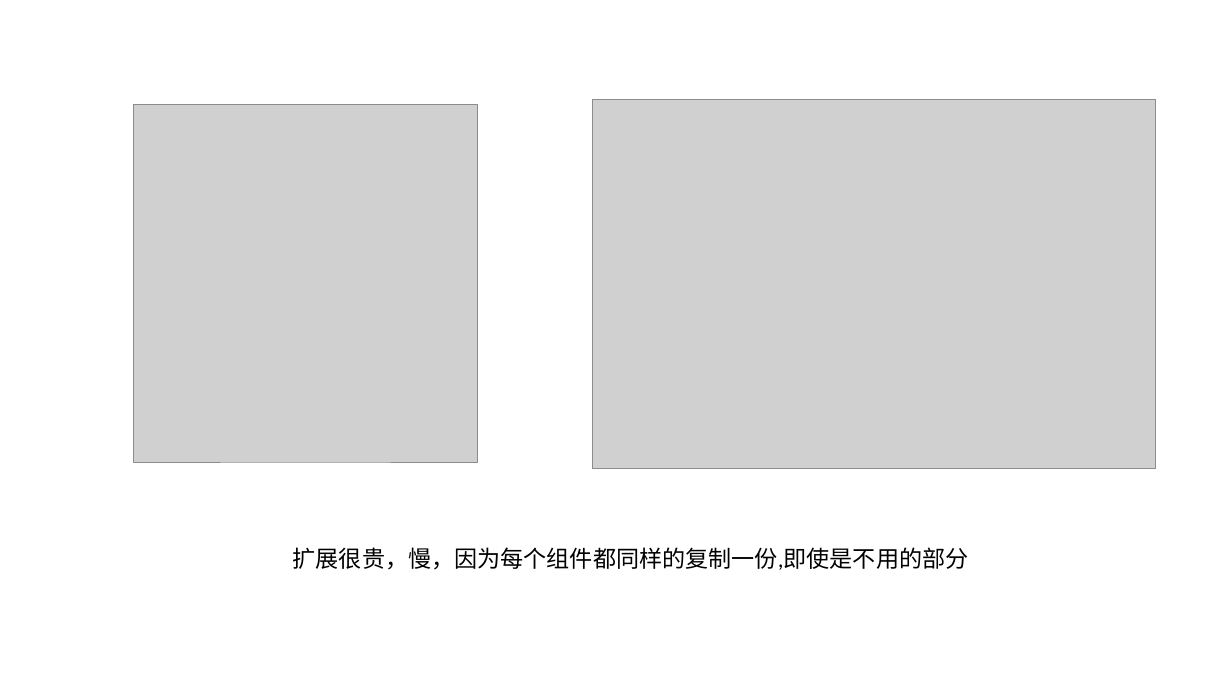
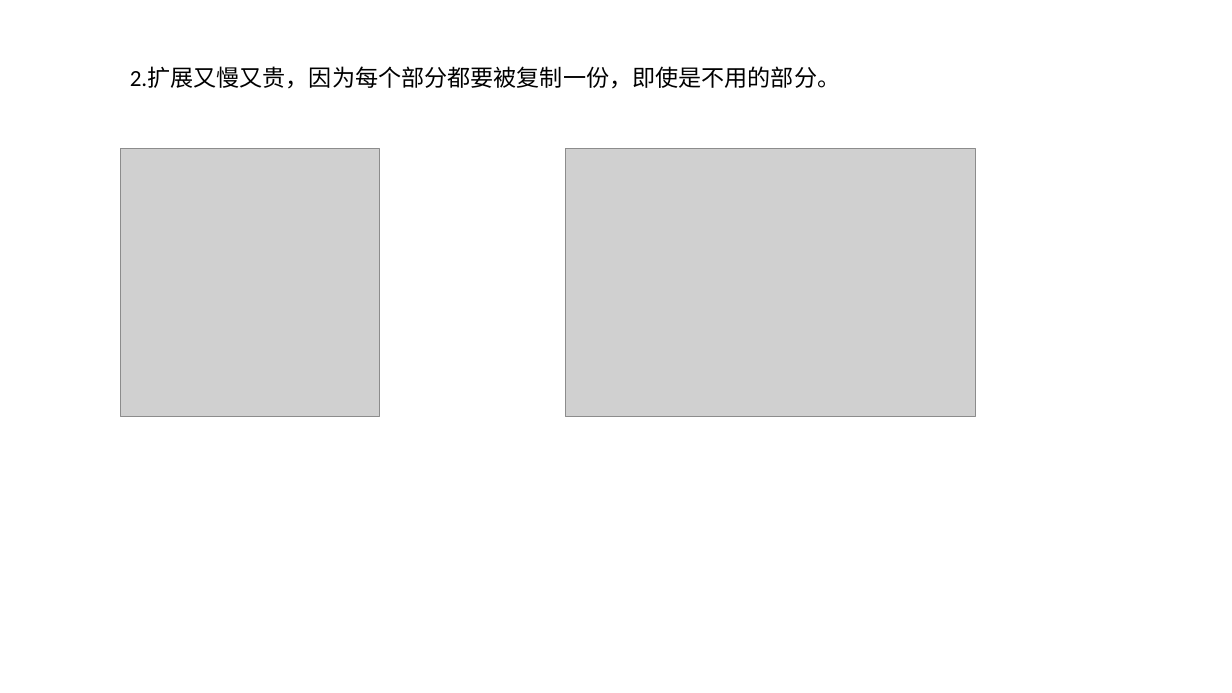
Before and after one commit to FredJiangFei/MyDocuments, a slide deck: slide 6 of 工作/Service Fabric/Service Fabric.pptx (slide 7 before the commit). Drawn at 1232x693 pixels with LibreOffice and Linux fonts; fonts in the diff are those of the drawing; grey boxes stand for pictures. Boxes give left, top, right and bottom in pixels: in the first picture for what was removed or moved away, otherwise in the second. Text is boxed around its words. In the diff, an @@ line names an element or a change of style, - is before the commit and + after.

```diff
--- a/工作/Service Fabric/Service Fabric.pptx
+++ b/工作/Service Fabric/Service Fabric.pptx
@@ text at bbox=[130, 67, 841, 89]: text changed @@
-扩展很贵，慢，因为每个组件都同样的复制一份,即使是不用的部分
+2.扩展又慢又贵，因为每个部分都要被复制一份，即使是不用的部分。
@@ picture: place and size @@
-picture at bbox=[133, 104, 478, 462]
+picture at bbox=[121, 148, 380, 417]
@@ picture: place and size @@
-picture at bbox=[593, 100, 1156, 469]
+picture at bbox=[566, 148, 976, 417]
```
Also in this commit, not shown: 5 other slides changed, 7 slides added, 6 slides removed.
